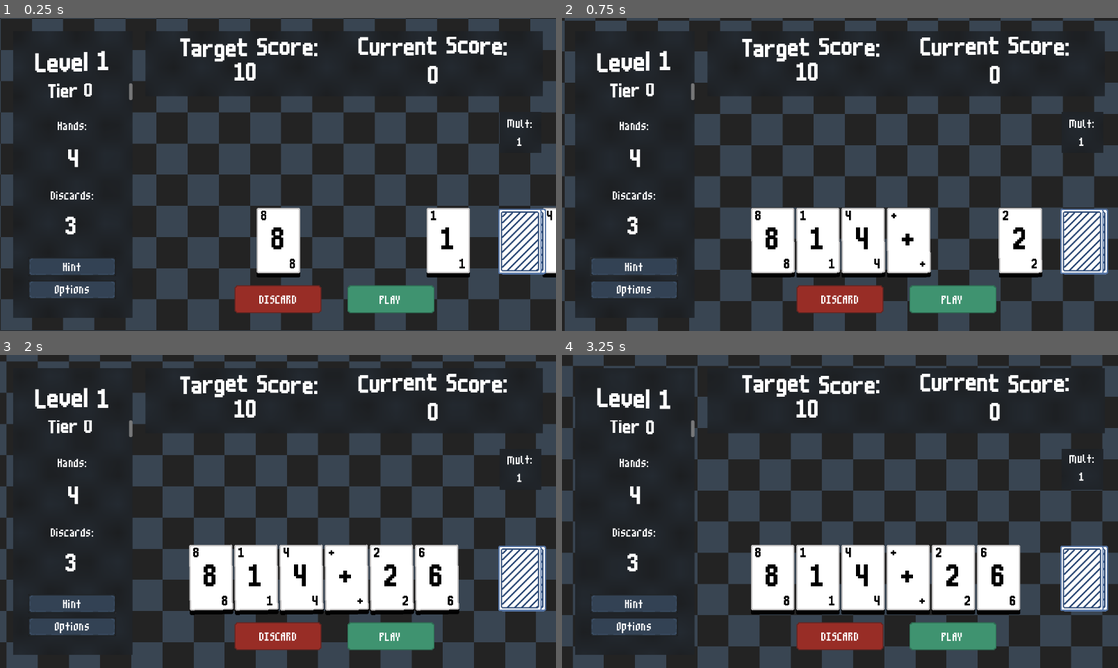
Above: before the commit, frames 1-4 (two rows, left to right).
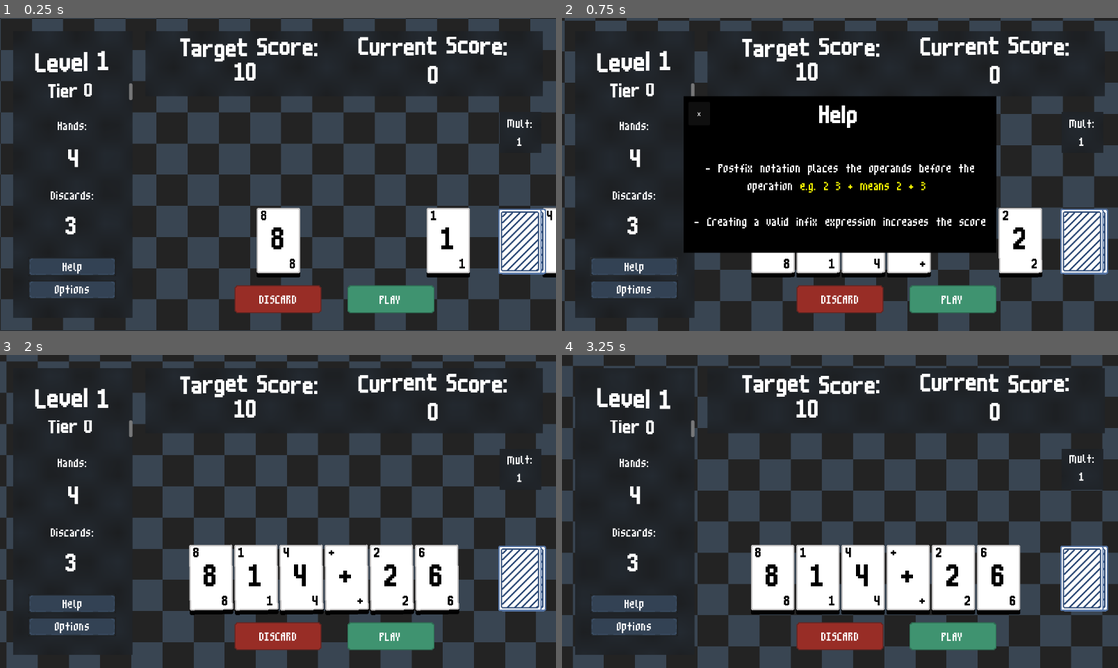
Above: after the commit, the same moments.

Repository: hd2802/stack-demon
Game: Godot game, scene res://_Scenes/LevelRunner/level_runner.tscn
The game is run twice, just before and just after one commit, with the same random seed, the same clock (stepped at 60 frames per second) and the same inputs.
Inputs (mouse positions are in pixels of both pictures, inside the frame that each line leads up to):
- Up to frame 1 (0.25 s): no input
- Up to frame 2 (0.75 s): click (634, 265) at 0.5 s
- Up to frame 3 (2 s): click (139, 452) at 1.25 s, where only the run after the commit has a clickable "x"
- Up to frame 4 (3.25 s): click "PLAY" at 2 s; click "PLAY" at 2.75 s

The runs differ from the first frame. In frame 1, less than 0.1% of the frame differs, in the area x 11-15%, y 78-82%; in frame 2, 27%, in the area x 11-79%, y 24-82%; in frame 3, less than 0.1%; in frame 4, less than 0.1%.

Commit message:
feat: add help button functionality

Diff:
--- /dev/null
+++ b/_Scenes/Hint/hint.tscn
@@ -0,0 +1,60 @@
+[gd_scene load_steps=5 format=3 uid="uid://dnytw5u4nylfd"]
+
+[ext_resource type="Script" uid="uid://d215ifetjs8pk" path="res://_Scripts/Hint/hint.gd" id="1_tengy"]
+[ext_resource type="Theme" uid="uid://de0d88t3bbp3w" path="res://Resources/Themes/stack.tres" id="2_wtbch"]
+[ext_resource type="Theme" uid="uid://engys5p3iknv" path="res://Resources/Themes/label.tres" id="3_r4yjb"]
+
+[sub_resource type="ShaderMaterial" id="ShaderMaterial_wtbch"]
+
+[node name="Hint" type="Control"]
+layout_mode = 3
+anchors_preset = 15
+anchor_right = 1.0
+anchor_bottom = 1.0
+grow_horizontal = 2
+grow_vertical = 2
+script = ExtResource("1_tengy")
+
+[node name="ColorRect" type="ColorRect" parent="."]
+material = SubResource("ShaderMaterial_wtbch")
+layout_mode = 0
+offset_left = 280.0
+offset_top = 180.0
+offset_right = 1000.0
+offset_bottom = 540.0
+color = Color(0, 0, 0, 1)
+
+[node name="Label" type="Label" parent="."]
+layout_mode = 0
+offset_left = 277.0
+offset_top = 198.0
+offset_right = 997.0
+offset_bottom = 257.0
+theme = ExtResource("2_wtbch")
+text = "Help"
+horizontal_alignment = 1
+vertical_alignment = 1
+
+[node name="HintText" type="RichTextLabel" parent="."]
+layout_mode = 0
+offset_left = 280.0
+offset_top = 280.0
+offset_right = 1002.0
+offset_bottom = 527.0
+theme = ExtResource("3_r4yjb")
+bbcode_enabled = true
+text = "- Postfix notation places the operands before the operation [color=yellow]e.g. 2 3 + means 2 + 3 [/color]
+
+- Creating a valid infix expression increases the score"
+horizontal_alignment = 1
+vertical_alignment = 1
+
+[node name="Button" type="Button" parent="."]
+layout_mode = 0
+offset_left = 291.0
+offset_top = 193.0
+offset_right = 341.0
+offset_bottom = 247.0
+text = "x"
+
+[connection signal="pressed" from="Button" to="." method="_on_button_pressed"]
--- a/_Scenes/Level/level.tscn
+++ b/_Scenes/Level/level.tscn
@@ -247,7 +247,7 @@
 offset_right = 305.0
 offset_bottom = 589.0
 theme = ExtResource("7_ldegq")
-text = "Hint"
+text = "Help"
 horizontal_alignment = 1
 vertical_alignment = 1
 
--- /dev/null
+++ b/_Scripts/Hint/hint.gd
@@ -0,0 +1,7 @@
+extends Node
+class_name Hint
+
+signal hint_closed()
+
+func _on_button_pressed() -> void:
+	hint_closed.emit()
--- a/_Scripts/Level/Level/level.gd
+++ b/_Scripts/Level/Level/level.gd
@@ -72,3 +72,15 @@
 		level_complete.emit()
 	elif current_hands == 0:
 		game_over.emit()
+
+
+func _on_hint_button_pressed() -> void:
+	var hint_scene = load("res://_Scenes/Hint/hint.tscn").instantiate()
+	self.add_child(hint_scene)
+	hint_scene.hint_closed.connect(_close_hint)
+
+func _close_hint() -> void:
+	for child in get_children():
+		if child is Hint:
+			self.remove_child(child)
+			child.queue_free()
Not shown, added: _Scripts/Hint/hint.gd.uid
